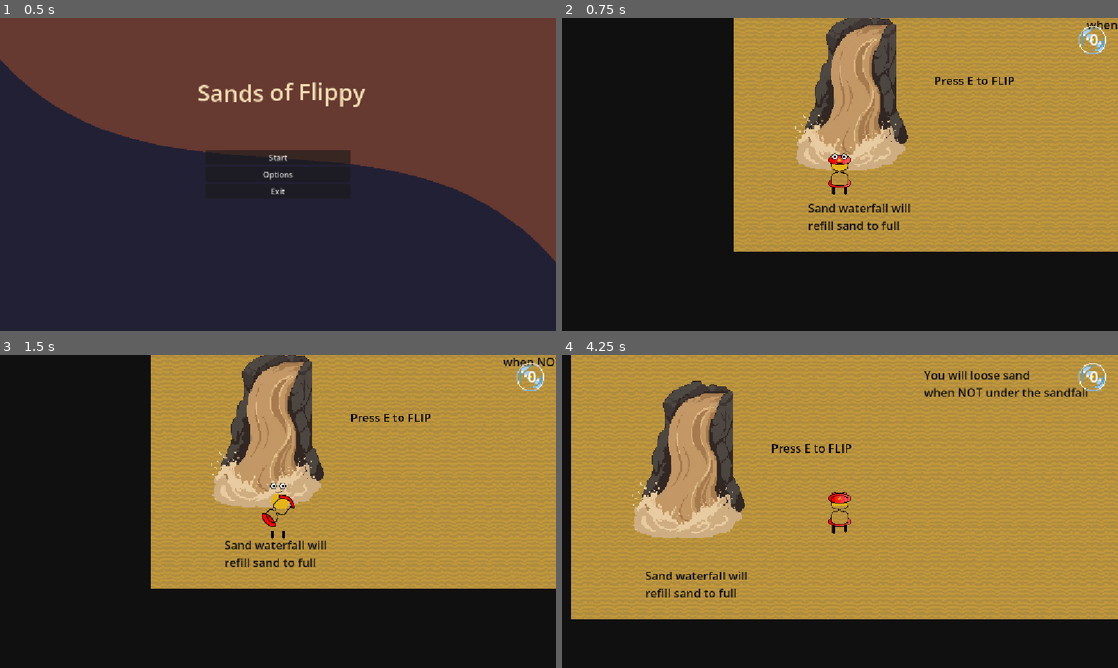
Above: before the commit, frames 1-4 (two rows, left to right).
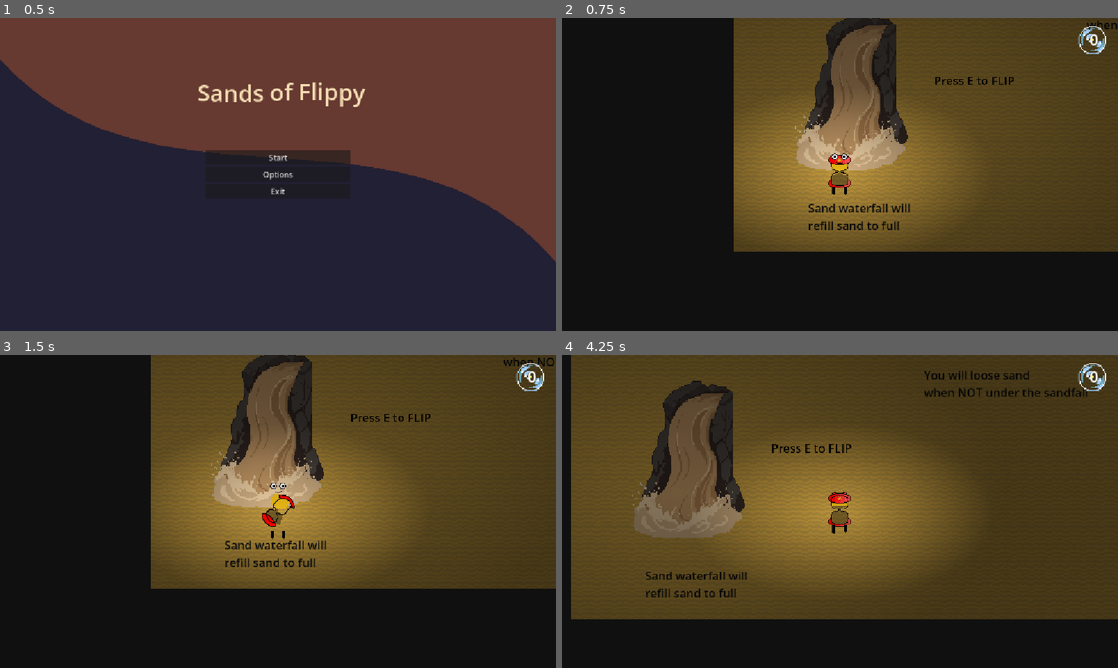
Above: after the commit, the same moments.

Repository: ChrisOnions/Gamejam26gmtk
Game: Godot game, scene res://scenes/start_screen.tscn
Same seed, same stepped clock (60 frames per second), same inputs: the game is played once before the commit and once after it. Sound files missing from this copy of the repository are replaced by a short silence.
Inputs (mouse positions are in pixels of both pictures, inside the frame that each line leads up to):
- Up to frame 1 (0.5 s): no input
- Up to frame 2 (0.75 s): click "Start" at 0.5 s
- Up to frame 3 (1.5 s): tap E (Interact) at 1.25, 1.35 s; move the mouse to (400, 495) at 1.27 s; hold D (Move_Right) from 1.28 s (still down)
- Up to frame 4 (4.25 s): tap E (Interact) at 2, 2.1, 2.75, 2.85, 3.5, 3.6 s; move the mouse to (728, 527) at 2.02 s; release D (Move_Right) at 2.03 s; hold S (Move_Down) 2.03-2.78 s; move the mouse to (895, 442) at 2.77 s; hold D (Move_Right) 2.78-3.53 s; move the mouse to (812, 574) at 3.52 s; hold W (Move_UP) from 3.53 s (still down)

Frame 1 is identical in both runs. In frame 2, 48% of the frame differs, in the area x 30-100%, y 0-75%; in frame 3, 51%; in frame 4, 81%, in the area x 1-100%, y 0-85%.

Commit message:
lights
Added some lights to the game maybe makes it better?

Diff:
--- a/scenes/entities/sand.tscn
+++ b/scenes/entities/sand.tscn
@@ -2,6 +2,7 @@
 
 [ext_resource type="Script" uid="uid://cw5vlfadnrgf4" path="res://scenes/entities/sand.gd" id="1_v7ygb"]
 [ext_resource type="Texture2D" uid="uid://xygkdk3brfpy" path="res://assets/SandBuble.png" id="2_v7ygb"]
+[ext_resource type="Texture2D" uid="uid://gf0gmr84l5bt" path="res://assets/art/light.png" id="3_3wrx6"]
 
 [sub_resource type="CircleShape2D" id="CircleShape2D_l0ub4"]
 radius = 32.01562
@@ -20,4 +21,8 @@
 [node name="CollisionShape2D" type="CollisionShape2D" parent="Area2D" unique_id=917022528]
 shape = SubResource("CircleShape2D_l0ub4")
 
+[node name="PointLight2D" type="PointLight2D" parent="." unique_id=1701117023]
+energy = 0.12
+texture = ExtResource("3_3wrx6")
+
 [connection signal="body_entered" from="Area2D" to="." method="_on_area_2d_body_entered"]
--- a/scenes/entities/sand_waterfall.tscn
+++ b/scenes/entities/sand_waterfall.tscn
@@ -2,6 +2,7 @@
 
 [ext_resource type="Script" uid="uid://tc0tit536i4v" path="res://scenes/entities/sand_waterfall.gd" id="1_20y5t"]
 [ext_resource type="Texture2D" uid="uid://3iqmi8ngtgfj" path="res://assets/SandWaterall.png" id="2_20y5t"]
+[ext_resource type="Texture2D" uid="uid://gf0gmr84l5bt" path="res://assets/art/light.png" id="3_ywkib"]
 
 [sub_resource type="RectangleShape2D" id="RectangleShape2D_l0ub4"]
 size = Vector2(293, 283)
@@ -21,5 +22,11 @@
 texture_filter = 1
 shape = SubResource("RectangleShape2D_l0ub4")
 
+[node name="PointLight2D" type="PointLight2D" parent="." unique_id=1305511802]
+position = Vector2(-31.999939, 13.4999695)
+scale = Vector2(3.5585935, 2.0019531)
+energy = 0.2
+texture = ExtResource("3_ywkib")
+
 [connection signal="body_entered" from="Area2D" to="." method="_on_area_2d_body_entered"]
 [connection signal="body_exited" from="Area2D" to="." method="_on_area_2d_body_exited"]
--- a/scenes/main.tscn
+++ b/scenes/main.tscn
@@ -39,3 +39,6 @@
 
 [node name="GameOver" parent="." unique_id=568980725 instance=ExtResource("6_tefeu")]
 visible = false
+
+[node name="CanvasModulate" type="CanvasModulate" parent="." unique_id=1261036035]
+color = Color(0.3741397, 0.37413904, 0.37413958, 1)
--- a/scenes/objects/exit.tscn
+++ b/scenes/objects/exit.tscn
@@ -2,6 +2,7 @@
 
 [ext_resource type="Script" uid="uid://4q14oj8qo07f" path="res://exit.gd" id="1_ilbk5"]
 [ext_resource type="Texture2D" uid="uid://cghpb1ckkhpx2" path="res://assets/level_Transition.png" id="2_j5c87"]
+[ext_resource type="Texture2D" uid="uid://gf0gmr84l5bt" path="res://assets/art/light.png" id="3_j5c87"]
 
 [sub_resource type="RectangleShape2D" id="RectangleShape2D_7ii5v"]
 size = Vector2(128, 127)
@@ -20,4 +21,10 @@
 scale = Vector2(0.5299097, 0.43000004)
 texture = ExtResource("2_j5c87")
 
+[node name="PointLight2D" type="PointLight2D" parent="." unique_id=805220526]
+position = Vector2(-31.999939, 13.4999695)
+scale = Vector2(3.5585935, 2.0019531)
+energy = 0.2
+texture = ExtResource("3_j5c87")
+
 [connection signal="body_entered" from="Area2D" to="." method="_on_area_2d_body_entered"]
--- a/scenes/player/Player_2d.tscn
+++ b/scenes/player/Player_2d.tscn
@@ -3,6 +3,7 @@
 [ext_resource type="Script" uid="uid://b08fm8b7lmyic" path="res://scenes/player/player_2d.gd" id="1_as2q7"]
 [ext_resource type="Texture2D" uid="uid://xygkdk3brfpy" path="res://assets/SandBuble.png" id="2_bl5na"]
 [ext_resource type="Script" uid="uid://b45ltsn5nmodv" path="res://scenes/player/PlayerCameraCanvas.gd" id="2_qfiif"]
+[ext_resource type="Texture2D" uid="uid://kb3louppv7lb" path="res://assets/Hourglass_sand-back.png" id="4_apnjw"]
 [ext_resource type="Texture2D" uid="uid://8c0q4p5akieh" path="res://assets/Hourglass_sand.png" id="5_hk302"]
 [ext_resource type="Texture2D" uid="uid://c8gobv1ldd0kr" path="res://assets/art/PlayerStates/mini_flip.png" id="5_th0d2"]
 [ext_resource type="Texture2D" uid="uid://b6y2648wcphj5" path="res://assets/art/PlayerStates/Hourglass_Player_Walking_Hole_Up2.png" id="7_u6d8m"]
@@ -10,6 +11,7 @@
 [ext_resource type="Texture2D" uid="uid://b7gdn62ba1kx1" path="res://assets/art/PlayerStates/Hourglass_Player_Walking_Hole_Up1.png" id="8_th0d2"]
 [ext_resource type="Texture2D" uid="uid://drgx1s08x63u7" path="res://assets/art/PlayerStates/Hourglass_Player_Walking_Hole_Up_Side1.png" id="9_ahq3u"]
 [ext_resource type="Texture2D" uid="uid://csywp0xpg6rrb" path="res://assets/art/PlayerStates/Hourglass_Player_Walking_Hole_Up21.png" id="10_ahq3u"]
+[ext_resource type="Texture2D" uid="uid://gf0gmr84l5bt" path="res://assets/art/light.png" id="11_ahq3u"]
 
 [sub_resource type="RectangleShape2D" id="RectangleShape2D_o5qli"]
 size = Vector2(300, 324)
@@ -339,6 +341,7 @@
 max_value = 30.0
 value = 30.0
 fill_mode = 3
+texture_under = ExtResource("4_apnjw")
 texture_progress = ExtResource("5_hk302")
 
 [node name="AnimatedSprite2D" type="AnimatedSprite2D" parent="." unique_id=192637740]
@@ -360,3 +363,9 @@
 offset_top = 1.0
 offset_right = 104.0
 offset_bottom = 28.0
+
+[node name="PointLight2D" type="PointLight2D" parent="." unique_id=1240032849]
+position = Vector2(9.094947e-13, 1)
+scale = Vector2(1.65625, 0.95806825)
+energy = 0.5
+texture = ExtResource("11_ahq3u")
Binary file added: assets/Hourglass_sand-back.png
Not shown, added: assets/Hourglass_sand-back.png.import
Binary file added: assets/art/light.png
Not shown, added: assets/art/light.png.import
Not shown, changed: export_presets.cfg
